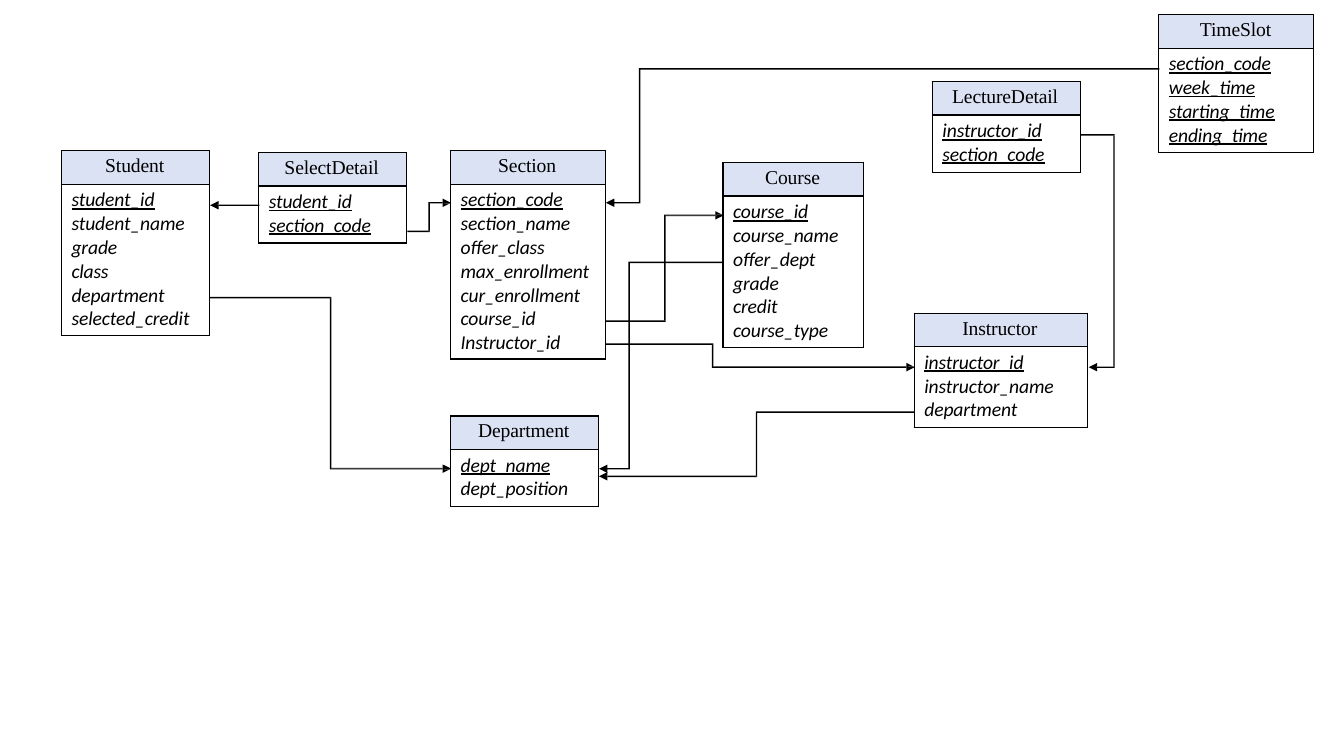
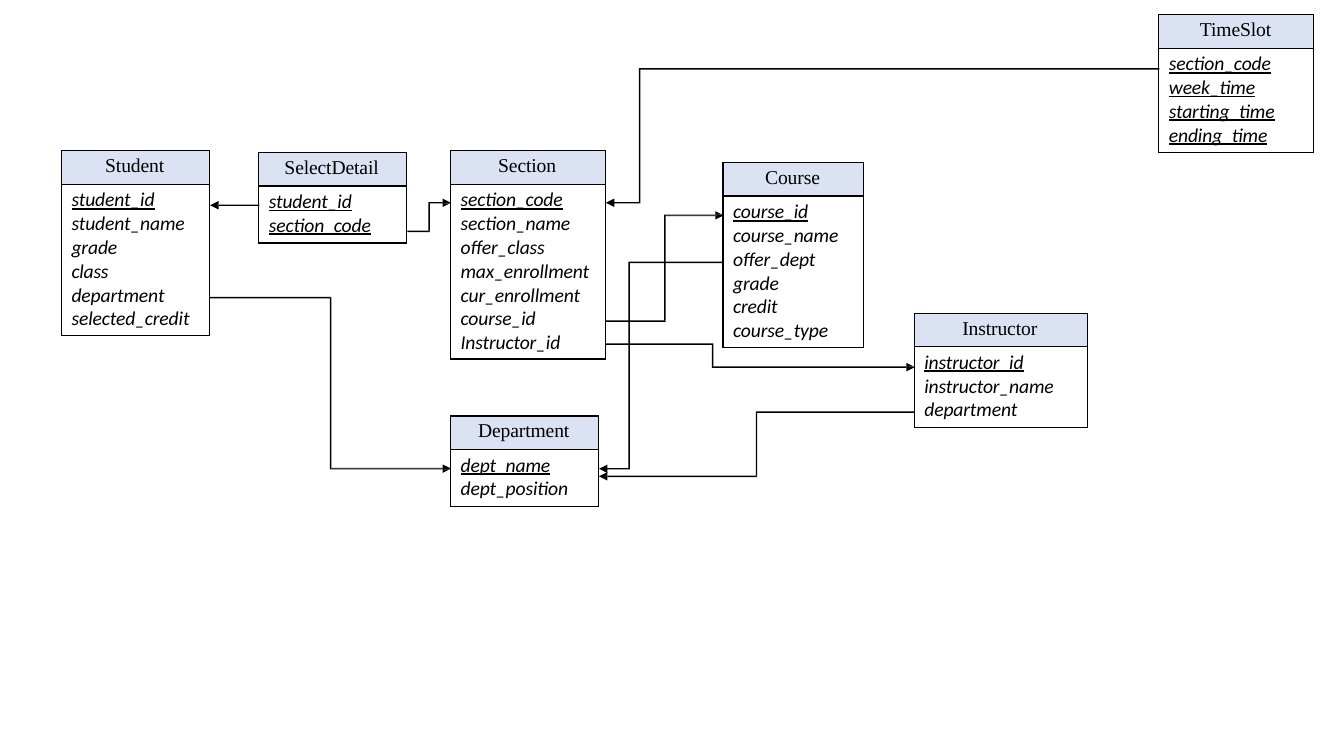
Before and after one commit to WhitePomeranian/3-Tier_Course-Registration-System, a slide deck: slide 2 of DB_Schema.pptx. Drawn at 1344x756 pixels with LibreOffice and Linux fonts; fonts in the diff are those of the drawing. Boxes give left, top, right and bottom in pixels: in the first picture for what was removed or moved away, otherwise in the second. Text is boxed around its words. In the diff, an @@ line names an element or a change of style, - is before the commit and + after.

```diff
--- a/DB_Schema.pptx
+++ b/DB_Schema.pptx
@@ table removed at <box>933,82,1081,172</box>, 2 rows, 1 columns @@
-LectureDetail
-instructor_id section_code
@@ freeform shape removed at <box>1081,134,1114,371</box> @@
```
Also in this commit, not shown: 1 other slide changed.
